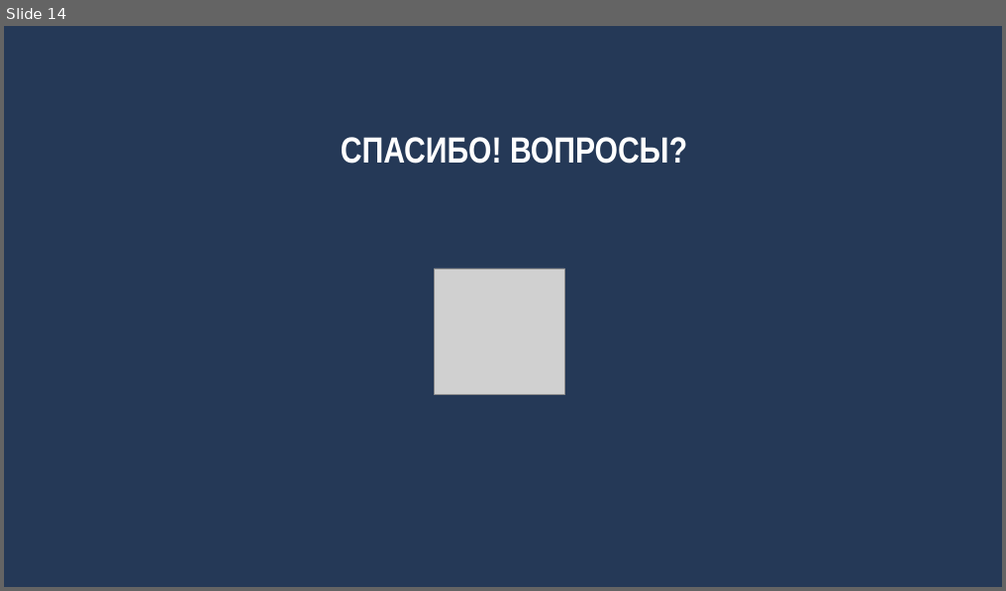
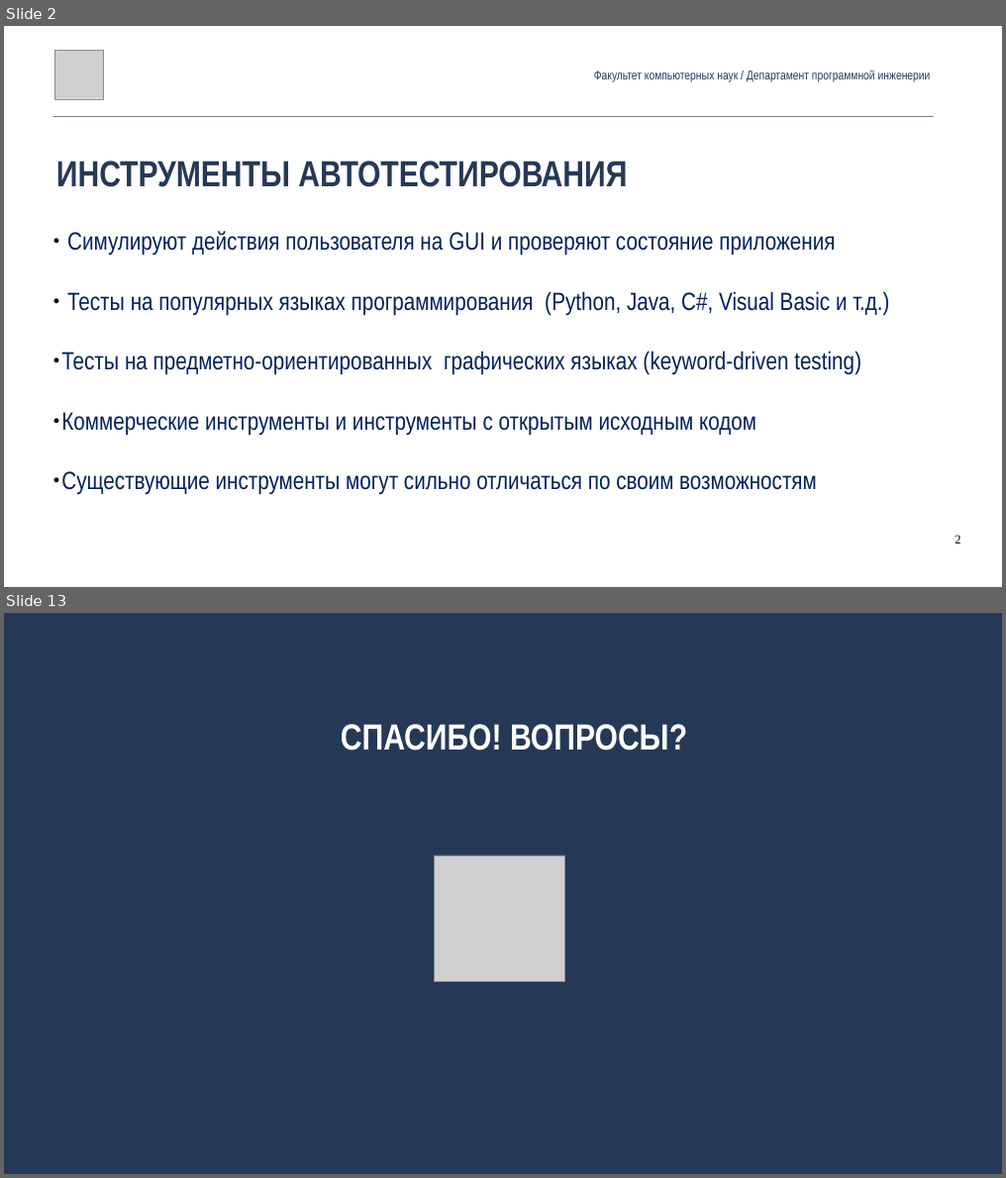
Before and after one commit to andrewt0301/qa-testing-course, a slide deck: seminars/seminar09/Seminar09.pptx. Shown one above the other, each under a label of ours: slide 14 before the commit, slides 2 and 13 after it; the slides between them are not shown. The pictures are 1006x591 and 1006x1178 pixels, drawn with LibreOffice and Linux fonts; fonts in the diff are those of the drawing; grey boxes stand for pictures. Boxes give left, top, right and bottom in pixels: in the first picture for what was removed or moved away, otherwise in the second. Text is boxed around its words. In the diff, an @@ line names an element or a change of style, - is before the commit and + after.

```diff
--- a/seminars/seminar09/Seminar09.pptx
+++ b/seminars/seminar09/Seminar09.pptx
@@ slide 2 added at [4,26,1002,587], background #FFFFFF @@
@@ picture added at [54,50,103,99] @@
@@ text added at [594,70,931,82], 24 pt, text #253957 @@
+Факультет компьютерных наук / Департамент программной инженерии
@@ line added from (54, 116) to (933, 116), #253957 0.99 pt @@
@@ text added at [56,161,627,187], 70 pt, text #253957, bold @@
+ИНСТРУМЕНТЫ АВТОТЕСТИРОВАНИЯ
@@ text added at [61,231,889,495], 48 pt, text #002060 @@
+● Симулируют действия пользователя на GUI и проверяют состояние приложения
+● Тесты на популярных языках программирования (Python, Java, C#, Visual Basic и т.д.)
+● Тесты на предметно-ориентированных графических языках (keyword-driven testing)
+● Коммерческие инструменты и инструменты с открытым исходным кодом
+● Существующие инструменты могут сильно отличаться по своим возможностям
@@ page number added at [954,535,960,544], 24 pt, text #000000 @@
+2
@@ what was slide 14 is now slide 13 @@
```
Also in this commit, not shown: 7 slides changed, 4 other slides added, 6 slides removed, 1 other file.
